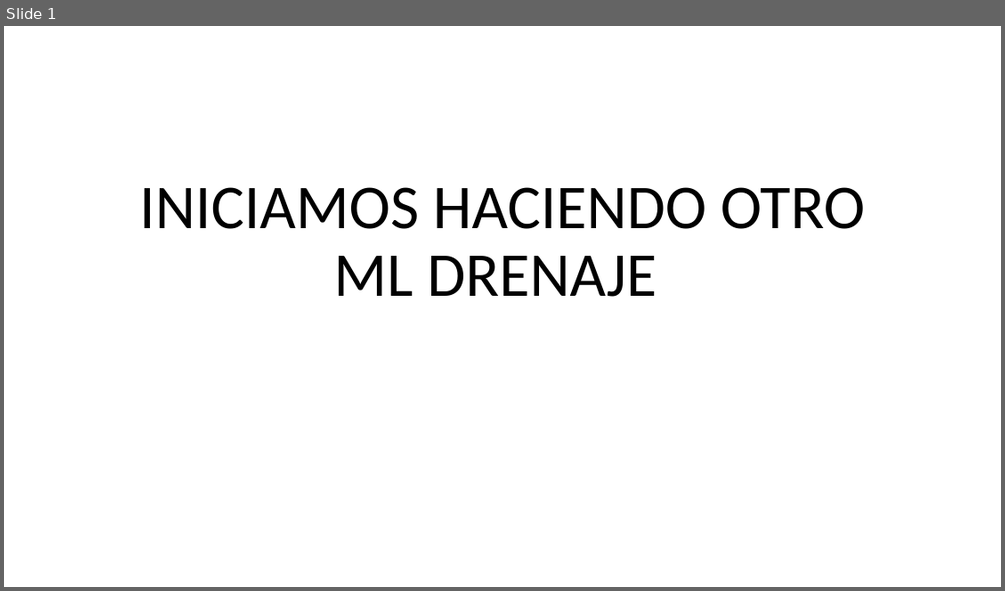
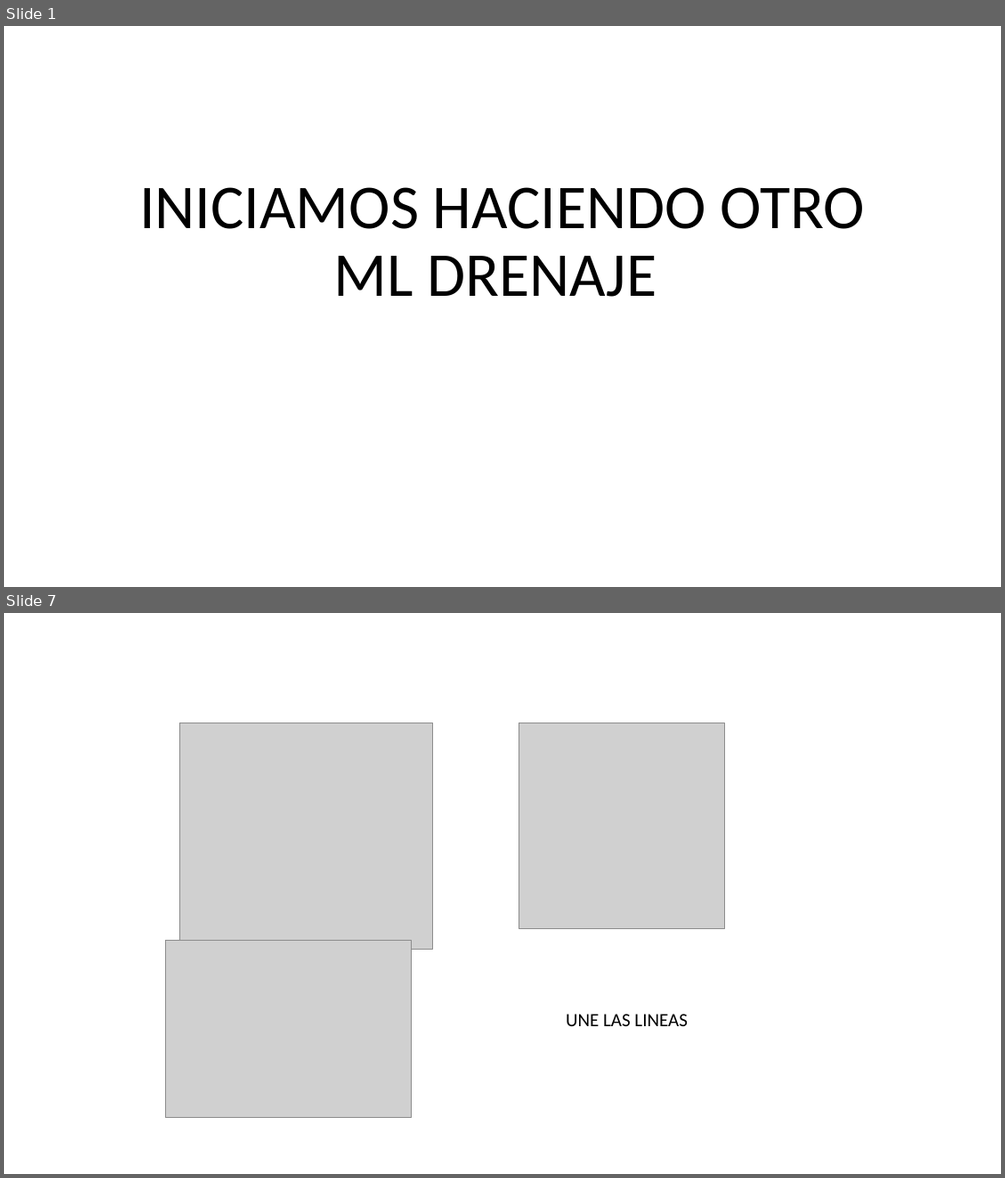
Before and after one commit to IvanRivera007/gitdocs-2026, a slide deck: AUTOCAD INTECAP/apuntes powerpoint/CLASE 10, Miercoles 18 Marzo.pptx. Shown one above the other, each under a label of ours: slide 1 before the commit, slides 1 and 7 after it; the slides between them are not shown. The pictures are 1005x591 and 1005x1178 pixels, drawn with LibreOffice and Linux fonts; fonts in the diff are those of the drawing; grey boxes stand for pictures. Boxes give left, top, right and bottom in pixels: in the first picture for what was removed or moved away, otherwise in the second. Text is boxed around its words. In the diff, an @@ line names an element or a change of style, - is before the commit and + after.

```diff
--- a/AUTOCAD INTECAP/apuntes powerpoint/CLASE 10, Miercoles 18 Marzo.pptx
+++ b/AUTOCAD INTECAP/apuntes powerpoint/CLASE 10, Miercoles 18 Marzo.pptx
@@ slide 7 added at [4,613,1001,1174], background #FFFFFF @@
@@ picture added at [179,723,432,949] @@
@@ picture added at [518,723,724,929] @@
@@ picture added at [165,940,411,1118] @@
@@ text added at [566,1013,687,1026], 18 pt, text #000000 @@
+UNE LAS LINEAS
```
Also in this commit, not shown: 16 other slides added, 6 slides removed, 4 other files.
